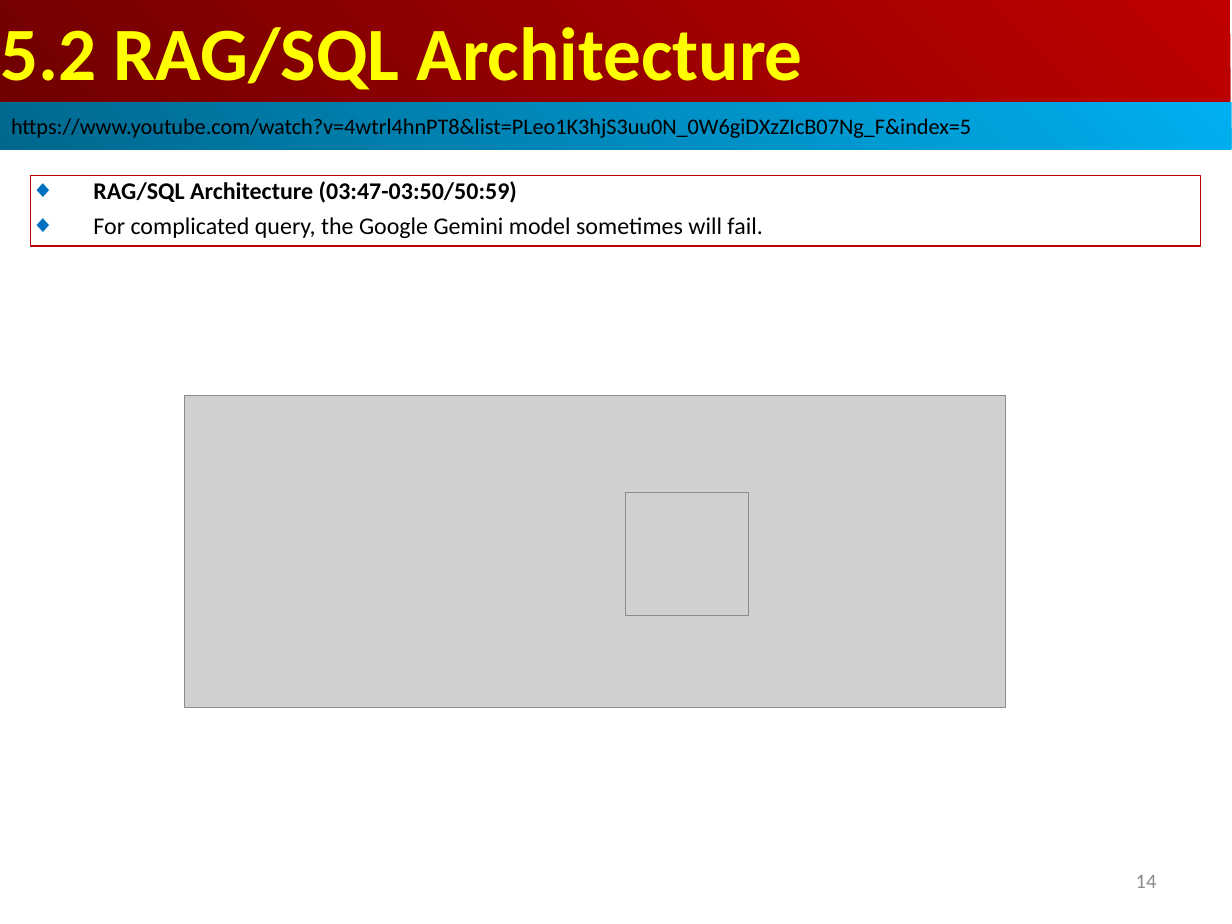
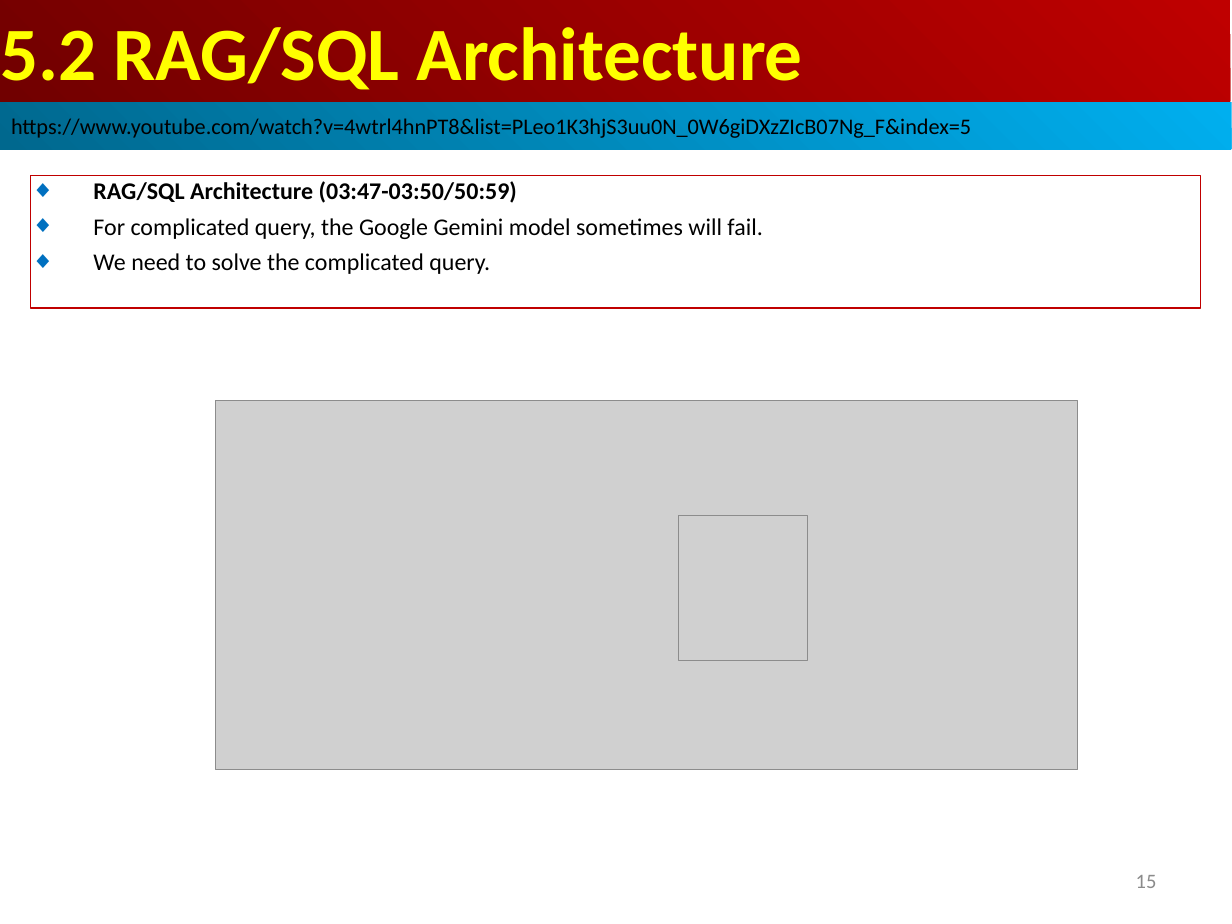
Before and after one commit to peterhchen/AIU_CS515_LLM, a slide deck: slide 15 of 810_LangChain_CB/005_RAG_SQL_App/001_Video/05.00_03_RAG_SQL.ppt (slide 14 before the commit). Drawn at 1232x924 pixels with LibreOffice and Linux fonts; fonts in the diff are those of the drawing; grey boxes stand for pictures. Boxes give left, top, right and bottom in pixels: in the first picture for what was removed or moved away, otherwise in the second. Text is boxed around its words. In the diff, an @@ line names an element or a change of style, - is before the commit and + after.

```diff
--- a/810_LangChain_CB/005_RAG_SQL_App/001_Video/05.00_03_RAG_SQL.ppt
+++ b/810_LangChain_CB/005_RAG_SQL_App/001_Video/05.00_03_RAG_SQL.ppt
@@ rectangle "RAG/SQL Architecture (03:47-03:50/50:59)": place and size @@
-rectangle "RAG/SQL Architecture (03:47-03:50/50:59)" at bbox=[31, 175, 1201, 245]
+rectangle "RAG/SQL Architecture (03:47-03:50/50:59)" at bbox=[31, 175, 1201, 308]
@@ text in rectangle at bbox=[93, 253, 490, 274]: paragraph added @@
+◆ We need to solve the complicated query.
@@ picture: place and size @@
-picture at bbox=[626, 493, 749, 616]
+picture at bbox=[216, 400, 1078, 770]
@@ picture: place and size @@
-picture at bbox=[185, 395, 1005, 708]
+picture at bbox=[679, 516, 808, 662]
@@ page number at bbox=[1136, 875, 1157, 888]: text changed @@
-14
+15
```
Also in this commit, not shown: 9 other slides changed, 5 slides added.
